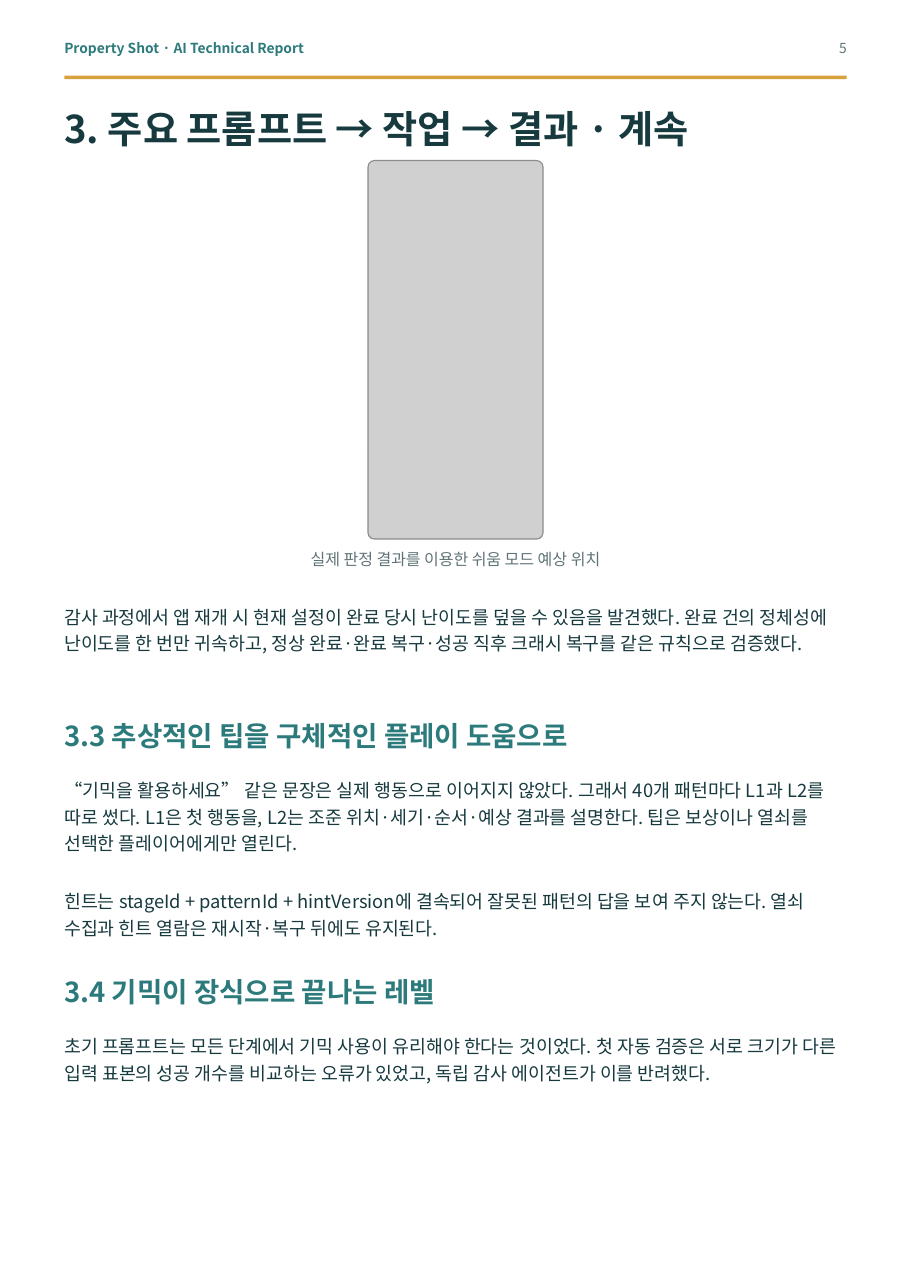
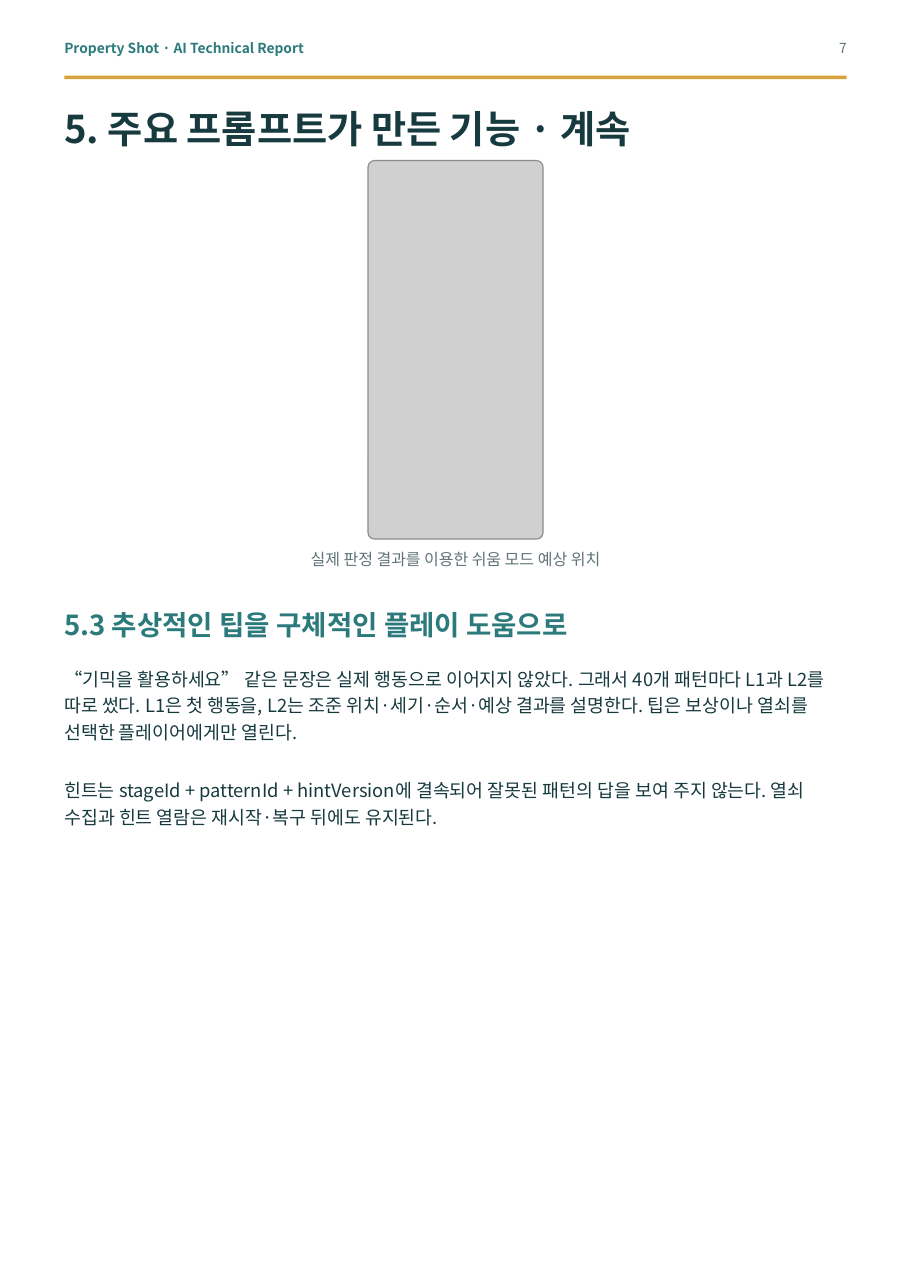
Before and after one commit to good5229/Property_shot, a slide deck: slide 7 of report/dist/property_shot_ai_technical_report.pptx (slide 5 before the commit). Drawn at 911x1288 pixels with LibreOffice and Linux fonts; fonts in the diff are those of the drawing; grey boxes stand for pictures. Boxes give left, top, right and bottom in pixels: in the first picture for what was removed or moved away, otherwise in the second. Text is boxed around its words. In the diff, an @@ line names an element or a change of style, - is before the commit and + after.

```diff
--- a/report/dist/property_shot_ai_technical_report.pptx
+++ b/report/dist/property_shot_ai_technical_report.pptx
@@ text at (x1=839, y1=43, x2=847, y2=53): text changed @@
-5
+7
@@ text at (x1=64, y1=111, x2=630, y2=147): text changed @@
-3. 주요 프롬프트 → 작업 → 결과 · 계속
+5. 주요 프롬프트가 만든 기능 · 계속
@@ text at (x1=64, y1=612, x2=567, y2=638): text changed @@
-3.3 추상적인 팁을 구체적인 플레이 도움으로
+5.3 추상적인 팁을 구체적인 플레이 도움으로
@@ text removed at (x1=64, y1=609, x2=827, y2=654) @@
-감사 과정에서 앱 재개 시 현재 설정이 완료 당시 난이도를 덮을 수 있음을 발견했다. 완료 건의 정체성에 난이도를 한 번만 귀속하고, 정상 완료·완료 복구·성공 직후 크래시 복구를 같은 규칙으로 검증했다.
@@ text "“기믹을 활용하세요” 같은 문장은 실제 ..." moved from (x1=64, y1=781, x2=824, y2=852) to (x1=64, y1=670, x2=824, y2=741) @@
@@ text "힌트는 stageId + patternId + ..." moved from (x1=64, y1=892, x2=805, y2=937) to (x1=64, y1=781, x2=805, y2=826) @@
@@ text removed at (x1=64, y1=979, x2=435, y2=1005) @@
-3.4 기믹이 장식으로 끝나는 레벨
@@ text removed at (x1=64, y1=1037, x2=836, y2=1084) @@
-초기 프롬프트는 모든 단계에서 기믹 사용이 유리해야 한다는 것이었다. 첫 자동 검증은 서로 크기가 다른 입력 표본의 성공 개수를 비교하는 오류가 있었고, 독립 감사 에이전트가 이를 반려했다.
```
Also in this commit, not shown: 8 other slides changed, 3 slides added, 1 slide removed, 10 other files.
